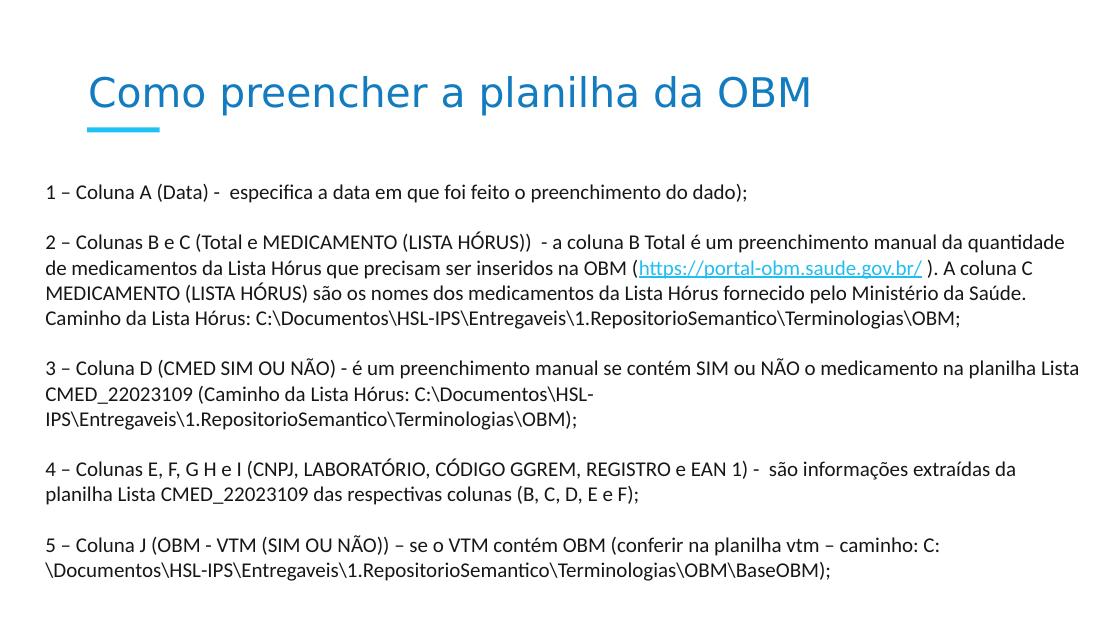
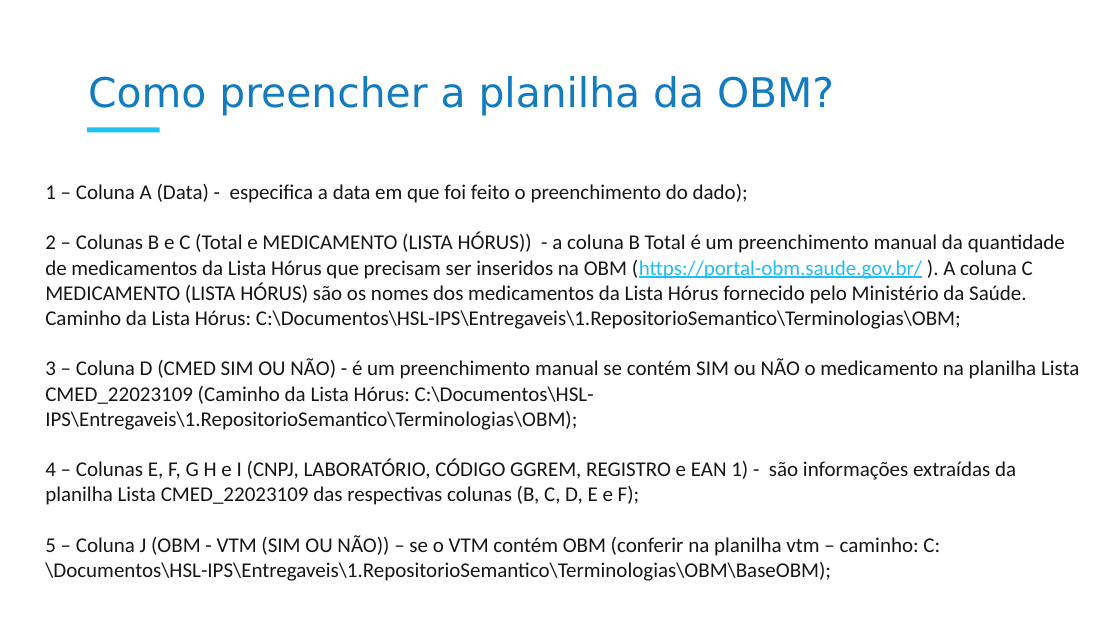
Before and after one commit to moaassis/https-git-codecommit.sa-east-1.amazonaws.com-v1-repos-ips-brasil-documentos, a slide deck: slide 3 of Entregaveis/1.RepositorioSemantico/Terminologias/OBM/Guia de Orientacao do Preenchimento da Planilha OBM_HÓRUS.pptx. Drawn at 1120x630 pixels with LibreOffice and Linux fonts; fonts in the diff are those of the drawing; background and template pictures are left out. Boxes give left, top, right and bottom in pixels: in the first picture for what was removed or moved away, otherwise in the second. Text is boxed around its words. In the diff, an @@ line names an element or a change of style, - is before the commit and + after.

```diff
--- a/Entregaveis/1.RepositorioSemantico/Terminologias/OBM/Guia de Orientacao do Preenchimento da Planilha OBM_HÓRUS.pptx
+++ b/Entregaveis/1.RepositorioSemantico/Terminologias/OBM/Guia de Orientacao do Preenchimento da Planilha OBM_HÓRUS.pptx
@@ text at (x1=88, y1=76, x2=834, y2=116): text changed @@
-Como preencher a planilha da OBM
+Como preencher a planilha da OBM?
```
Also in this commit, not shown: 1 other slide changed.
